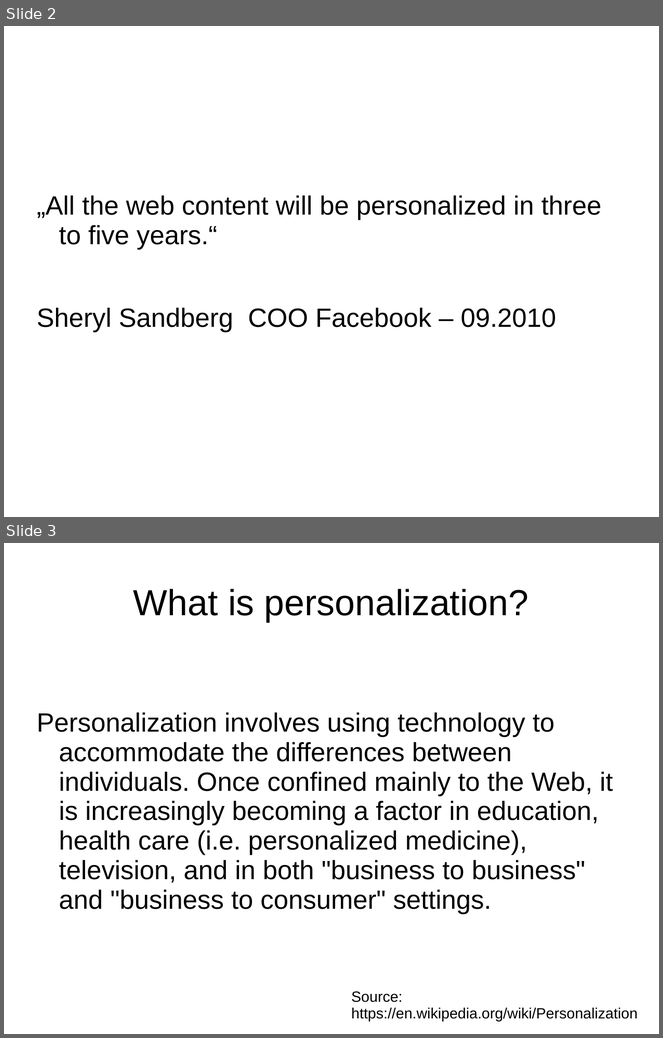
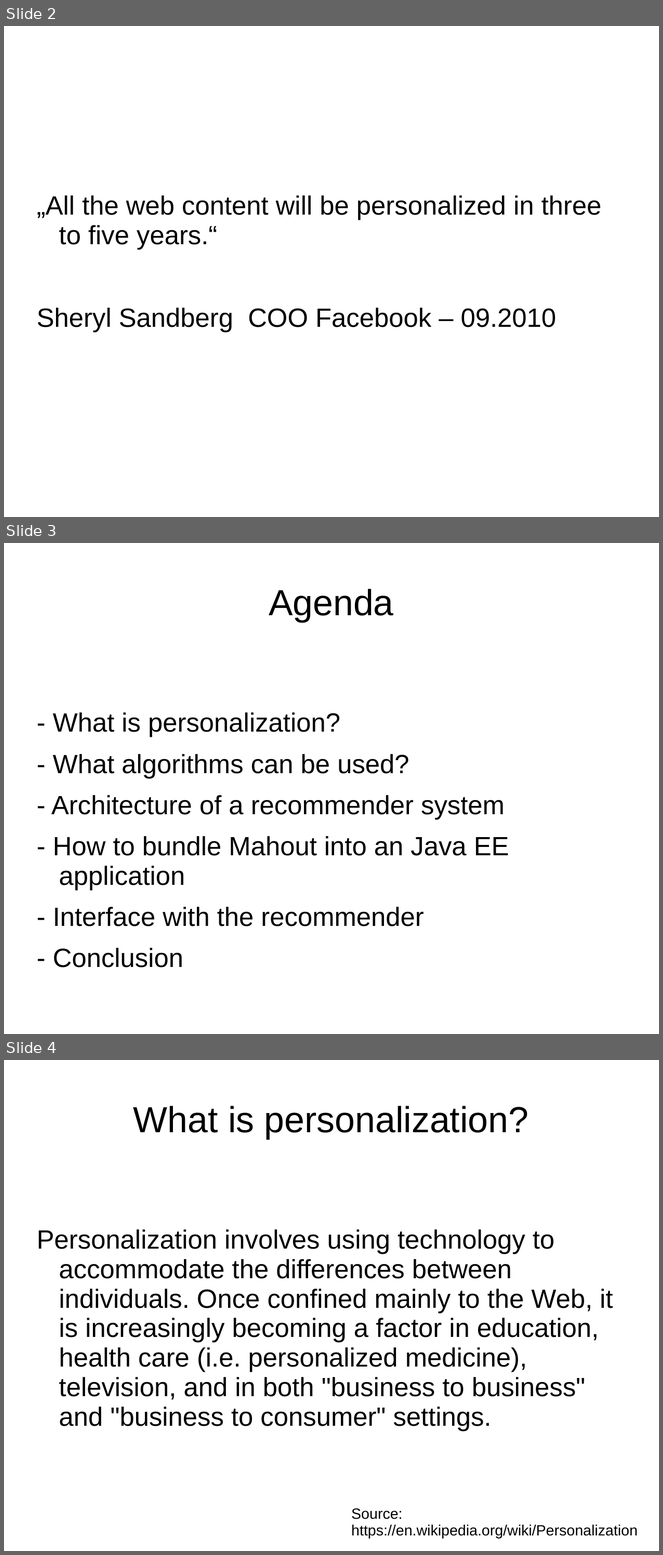
Before and after one commit to ManuelB/facebook-recommender-demo, a slide deck: docs/Talk-BedCon-Berlin-2012.odp. Shown one above the other, each under a label of ours: slides 2 and 3 before the commit, slides 2, 3 and 4 after it. The pictures are 663x1038 and 663x1555 pixels, drawn with LibreOffice and Linux fonts; fonts in the diff are those of the drawing; background and template pictures are left out. Boxes give left, top, right and bottom in pixels: in the first picture for what was removed or moved away, otherwise in the second. Text is boxed around its words. In the diff, an @@ line names an element or a change of style, - is before the commit and + after.

```diff
--- a/docs/Talk-BedCon-Berlin-2012.odp
+++ b/docs/Talk-BedCon-Berlin-2012.odp
@@ slide 3 added at (4,543,659,1034), background picture (left out) @@
@@ title added at (269,589,394,623), 44 pt, text #000000 @@
+Agenda
@@ text added at (51,713,509,968), 32 pt, text #000000 @@
+- What is personalization?
+- What algorithms can be used?
+- Architecture of a recommender system
+- How to bundle Mahout into an Java EE application
+- Interface with the recommender
+- Conclusion
@@ what was slide 3 is now slide 4 @@
```
Also in this commit, not shown: 9 slides changed, 10 other slides added, 2 slides removed, 7 other files.
